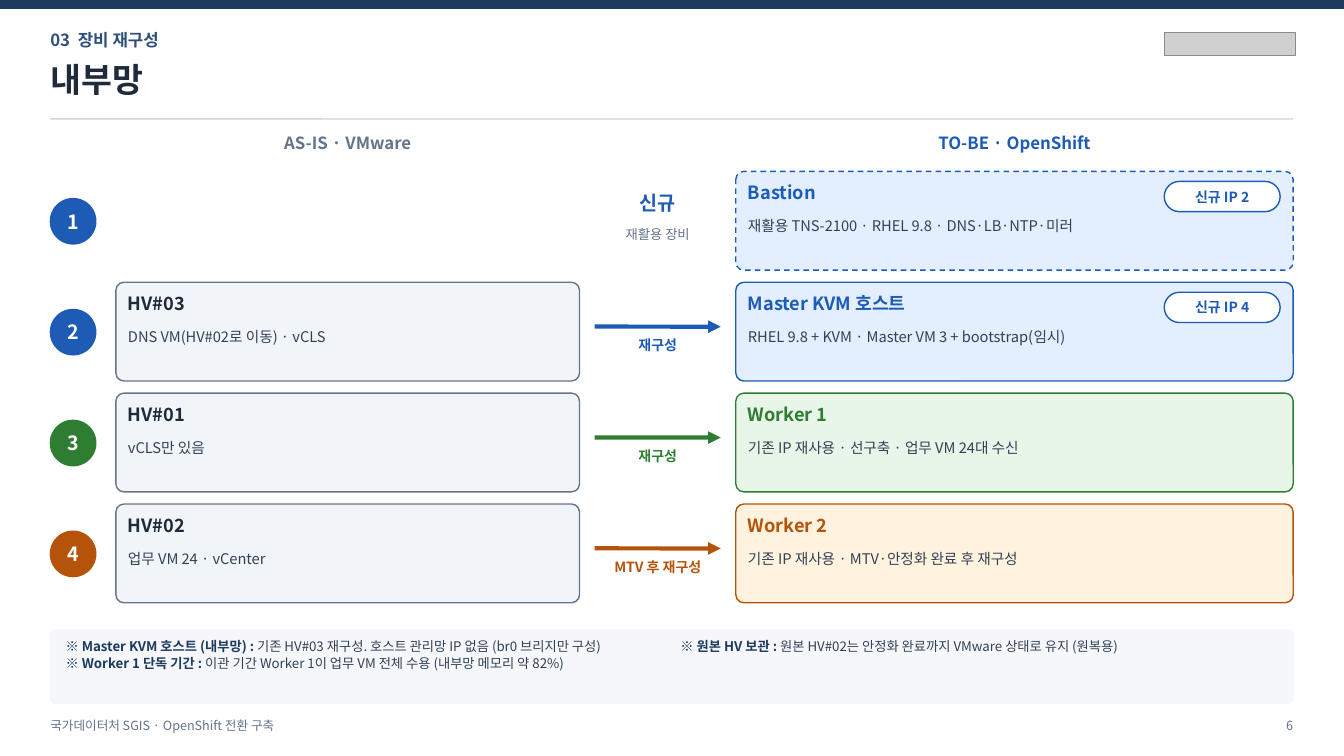
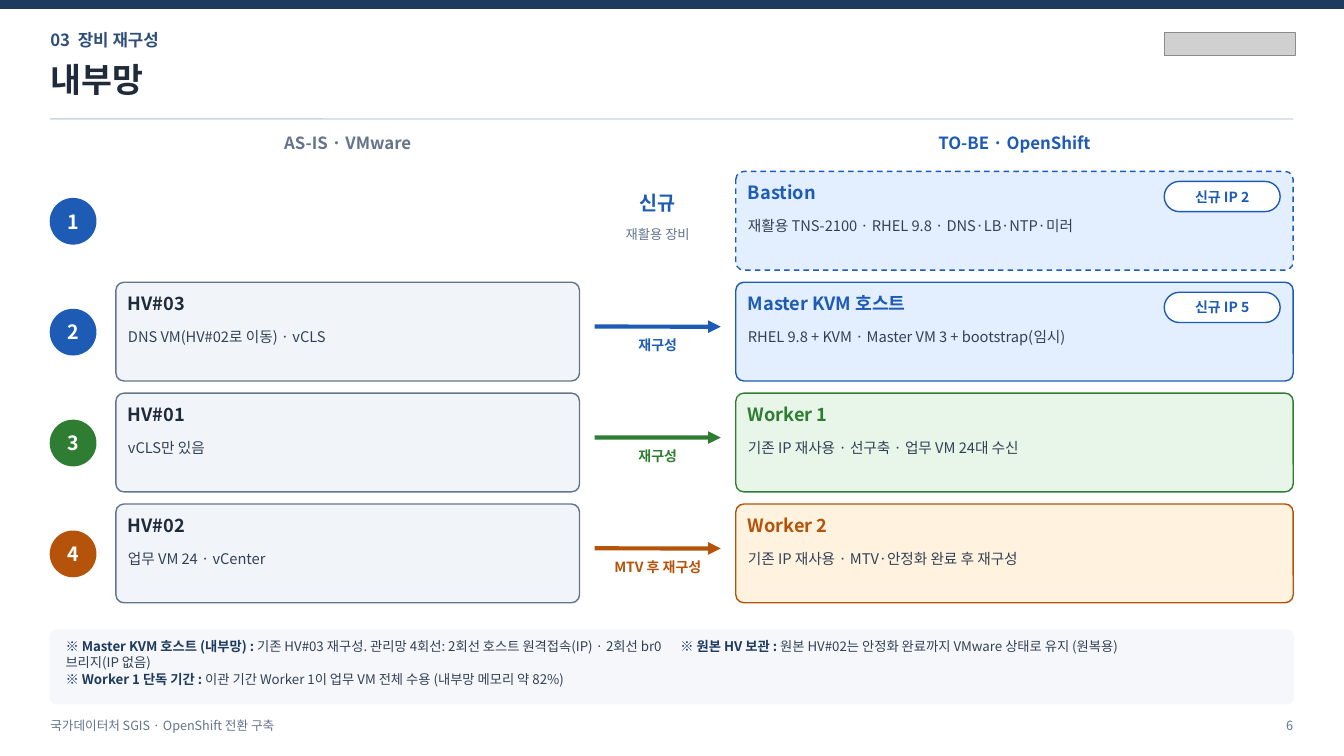
Before and after one commit to fine-Jang/FineJnag_repo, a slide deck: slide 6 of 20_Projects/SGIS_MTV/SGIS_MTV_WorkPlan_v3.0pt.pptx. Drawn at 1344x756 pixels with LibreOffice and Linux fonts; fonts in the diff are those of the drawing; grey boxes stand for pictures. Boxes give left, top, right and bottom in pixels: in the first picture for what was removed or moved away, otherwise in the second. Text is boxed around its words. In the diff, an @@ line names an element or a change of style, - is before the commit and + after.

```diff
--- a/20_Projects/SGIS_MTV/SGIS_MTV_WorkPlan_v3.0pt.pptx
+++ b/20_Projects/SGIS_MTV/SGIS_MTV_WorkPlan_v3.0pt.pptx
@@ text at (1195,300,1249,314): text changed @@
-신규 IP 4
+신규 IP 5
@@ text at (66,640,662,670): text changed @@
-※ Master KVM 호스트 (내부망) : 기존 HV#03 재구성. 호스트 관리망 IP 없음 (br0 브리지만 구성)
+※ Master KVM 호스트 (내부망) : 기존 HV#03 재구성. 관리망 4회선: 2회선 호스트 원격접속(IP) · 2회선 br0 브리지(IP 없음)
```
Also in this commit, not shown: 6 other slides changed, 3 other files.
